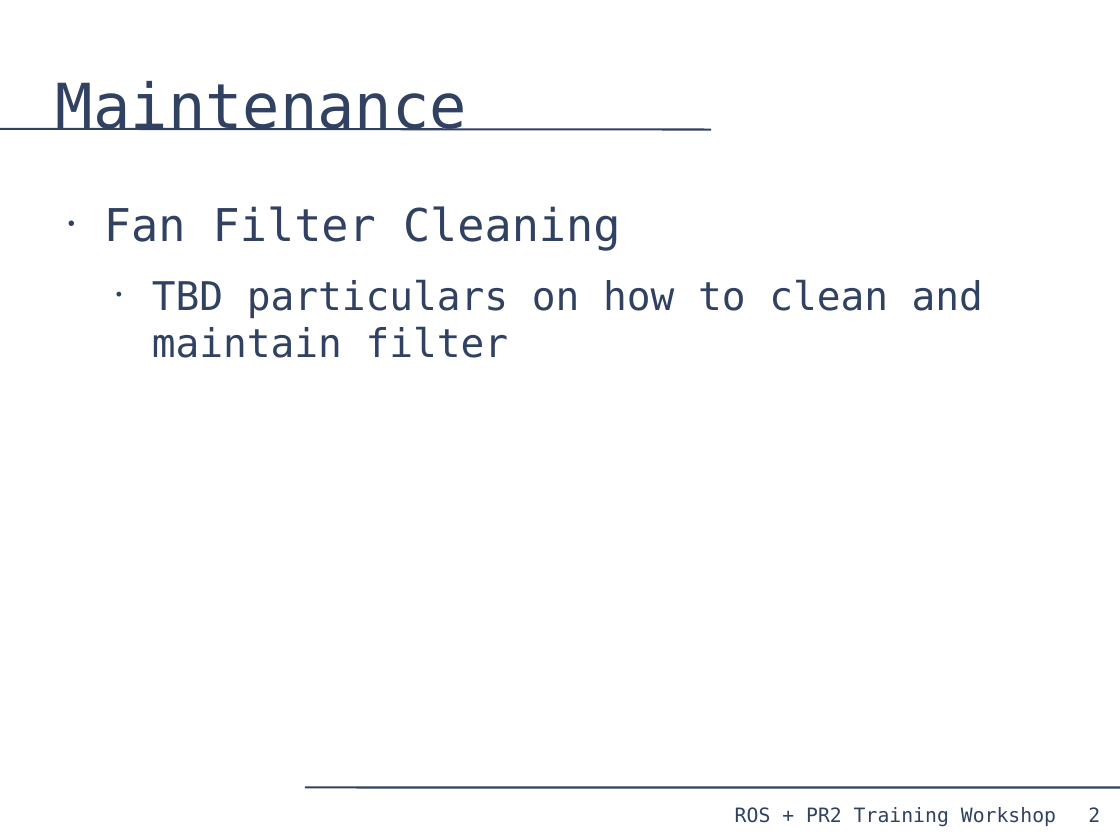
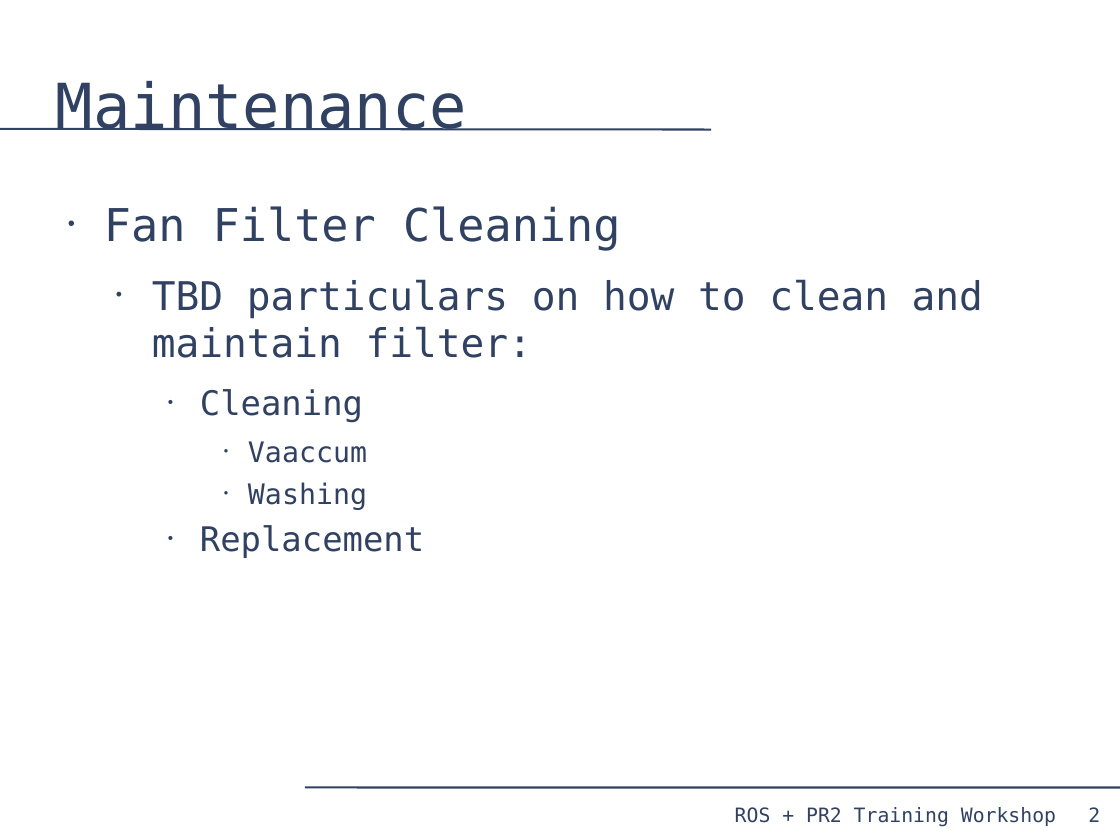
Before and after one commit to PR2/pr2_docs, a slide deck: slide 2 of pr2_training_workshop/servicing_pr2/PR2_Wrkshp_Slides.odp. Drawn at 1120x840 pixels with LibreOffice and Linux fonts; fonts in the diff are those of the drawing. Boxes give left, top, right and bottom in pixels: in the first picture for what was removed or moved away, otherwise in the second. Text is boxed around its words. In the diff, an @@ line names an element or a change of style, - is before the commit and + after.

```diff
--- a/pr2_training_workshop/servicing_pr2/PR2_Wrkshp_Slides.odp
+++ b/pr2_training_workshop/servicing_pr2/PR2_Wrkshp_Slides.odp
@@ text at (x1=152, y1=279, x2=983, y2=558): text changed @@
-  • TBD particulars on how to clean and maintain filter
+  • TBD particulars on how to clean and maintain filter:
+    • Cleaning
+      • Vaaccum
+      • Washing
+    • Replacement
```
Also in this commit, not shown: 1 other slide changed.
